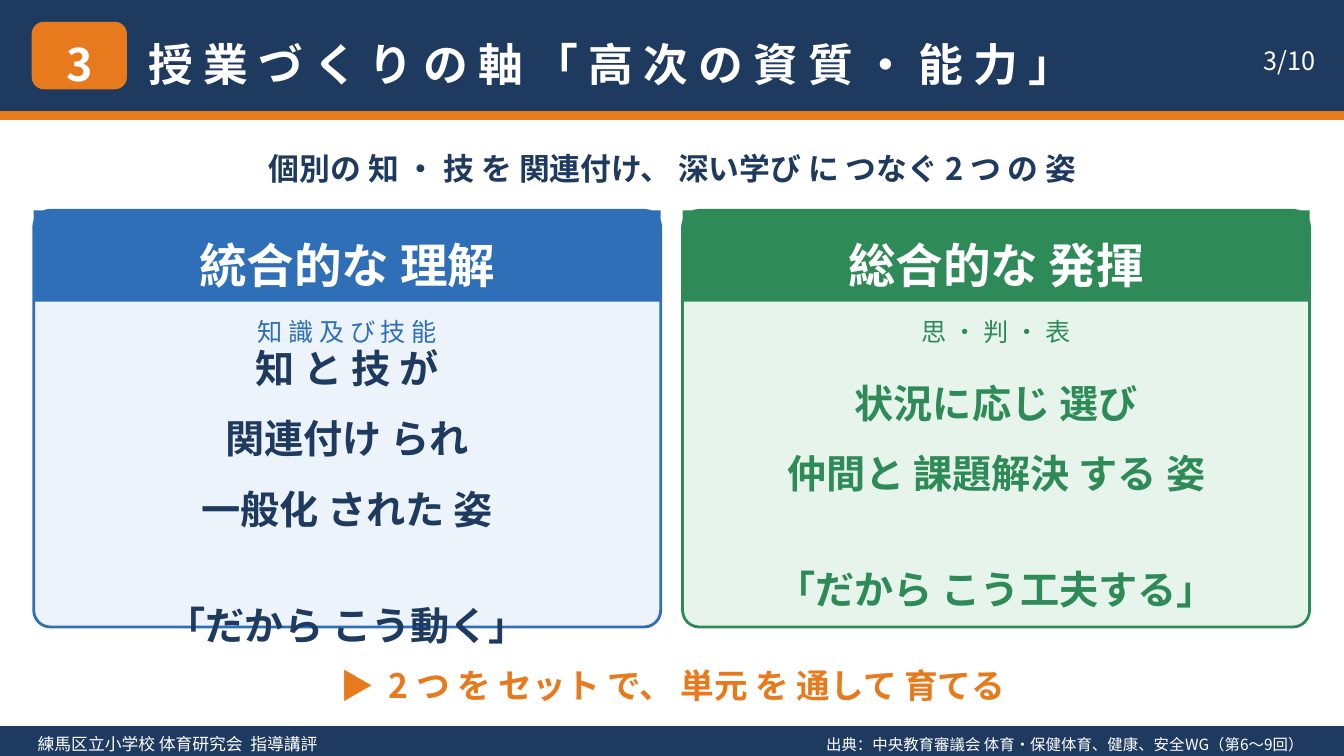
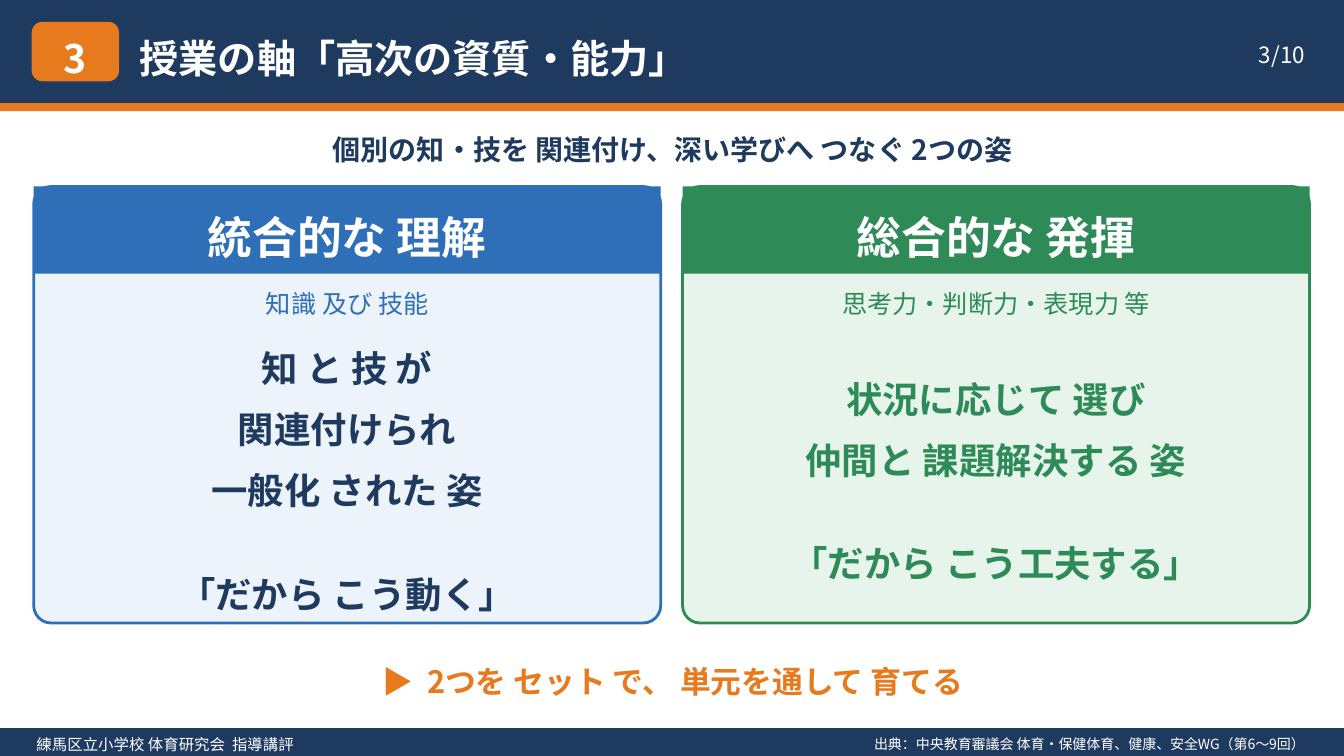
Before and after one commit to contynet730-star/con30, a slide deck: slide 3 of 体育・保健体育の方向性_指導講評.pptx. Drawn at 1344x756 pixels with LibreOffice and Linux fonts; fonts in the diff are those of the drawing. Boxes give left, top, right and bottom in pixels: in the first picture for what was removed or moved away, otherwise in the second. Text is boxed around its words. In the diff, an @@ line names an element or a change of style, - is before the commit and + after.

```diff
--- a/体育・保健体育の方向性_指導講評.pptx
+++ b/体育・保健体育の方向性_指導講評.pptx
@@ rectangle: place and size @@
-rectangle at bbox=[0, 0, 1344, 111]
+rectangle at bbox=[0, 0, 1344, 103]
@@ text "3" at bbox=[64, 43, 87, 84]: size 32 to 28 pt; line spacing 1.3 to 1.25 @@
@@ rounded rectangle: place and size @@
-rounded rectangle at bbox=[31, 22, 126, 90]
+rounded rectangle at bbox=[31, 22, 119, 82]
@@ text "3/10" at bbox=[1259, 45, 1305, 67]: size 18 to 16 pt; line spacing 1.3 to 1.25 @@
@@ text at bbox=[140, 39, 688, 77]: text changed; size 32 to 28 pt @@
-授 業 づ く り の 軸 「 高 次 の 資 質 ・ 能 力 」
+授業の軸「高次の資質・能力」
@@ rectangle: place and size @@
-rectangle at bbox=[0, 111, 1344, 120]
+rectangle at bbox=[0, 103, 1344, 111]
@@ text at bbox=[333, 136, 1013, 163]: text changed; size 22 to 20 pt @@
-個別の 知 ・ 技 を 関連付け、 深い学び に つなぐ 2 つ の 姿
+個別の知・技を 関連付け、深い学びへ つなぐ 2つの姿
@@ text "統合的な 理解": place and size @@
-text "統合的な 理解" at bbox=[199, 242, 495, 288]
+text "統合的な 理解" at bbox=[208, 216, 487, 259]
@@ text "統合的な 理解" at bbox=[208, 216, 487, 259]: size 34 to 32 pt; line spacing 1.3 to 1.25 @@
@@ rounded rectangle: place and size @@
-rounded rectangle at bbox=[33, 211, 660, 627]
+rounded rectangle at bbox=[33, 187, 660, 623]
@@ rectangle: place and size @@
-rectangle at bbox=[33, 211, 660, 302]
+rectangle at bbox=[33, 187, 660, 274]
@@ text "総合的な 発揮" at bbox=[856, 216, 1136, 258]: size 34 to 32 pt; line spacing 1.3 to 1.25 @@
@@ text "総合的な 発揮": place and size @@
-text "総合的な 発揮" at bbox=[848, 242, 1144, 288]
+text "総合的な 発揮" at bbox=[856, 216, 1136, 258]
@@ rounded rectangle: place and size @@
-rounded rectangle at bbox=[683, 211, 1310, 627]
+rounded rectangle at bbox=[683, 187, 1310, 623]
@@ rectangle: place and size @@
-rectangle at bbox=[683, 211, 1310, 302]
+rectangle at bbox=[683, 187, 1310, 274]
@@ text at bbox=[266, 292, 428, 315]: text changed @@
-知 識 及 び 技 能
+知識 及び 技能
@@ text at bbox=[842, 292, 1150, 315]: text changed @@
-思 ・ 判 ・ 表
+思考力・判断力・表現力 等
@@ text "知 と 技 が": place and size @@
-text "知 と 技 が" at bbox=[167, 349, 528, 644]
+text "知 と 技 が" at bbox=[179, 350, 515, 612]
@@ text at bbox=[179, 350, 515, 612]: size 28 to 26 pt in "知 と 技 が", "一般化 された 姿", "「だから こう動く」"; line spacing 1.5 to 1.4 @@
@@ text "状況に応じて 選び": place and size @@
-text "状況に応じて 選び" at bbox=[776, 384, 1216, 608]
+text "状況に応じて 選び" at bbox=[791, 382, 1200, 581]
@@ text at bbox=[806, 382, 1186, 478]: text changed; size 28 to 26 pt @@
-状況に応じ 選び
-仲間と 課題解決 する 姿
+状況に応じて 選び
+仲間と 課題解決する 姿
@@ text at bbox=[238, 412, 456, 447]: text changed; size 28 to 26 pt @@
-関連付け られ
+関連付けられ
@@ text at bbox=[791, 546, 1200, 581]: size 28 to 26 pt in "「だから こう工夫する」"; line spacing 1.5 to 1.4 @@
@@ text at bbox=[427, 666, 963, 696]: text changed; size 24 to 22 pt @@
-▶ 2 つ を セット で、 単元 を 通して 育てる
+▶ 2つを セット で、 単元を通して 育てる
@@ text "練馬区立小学校 体育研究会 指導講評" at bbox=[36, 737, 294, 752]: size 12 to 11 pt; line spacing 1.3 to 1.25 @@
@@ text "出典：中央教育審議会 体育・保健体育、健康、安全WG（第6～9回）" at bbox=[874, 737, 1305, 750]: size 11 to 10 pt; line spacing 1.3 to 1.25 @@
```
Also in this commit, not shown: 9 other slides changed, 1 other file.
